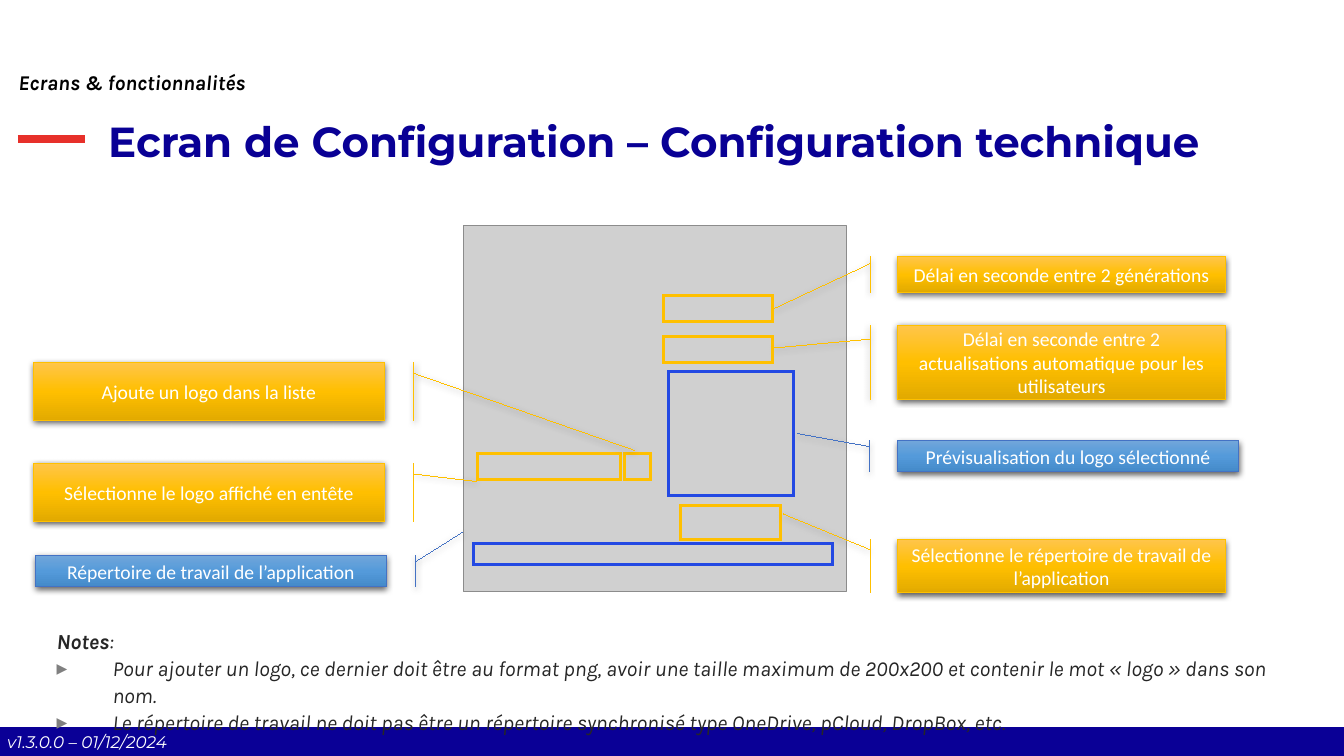
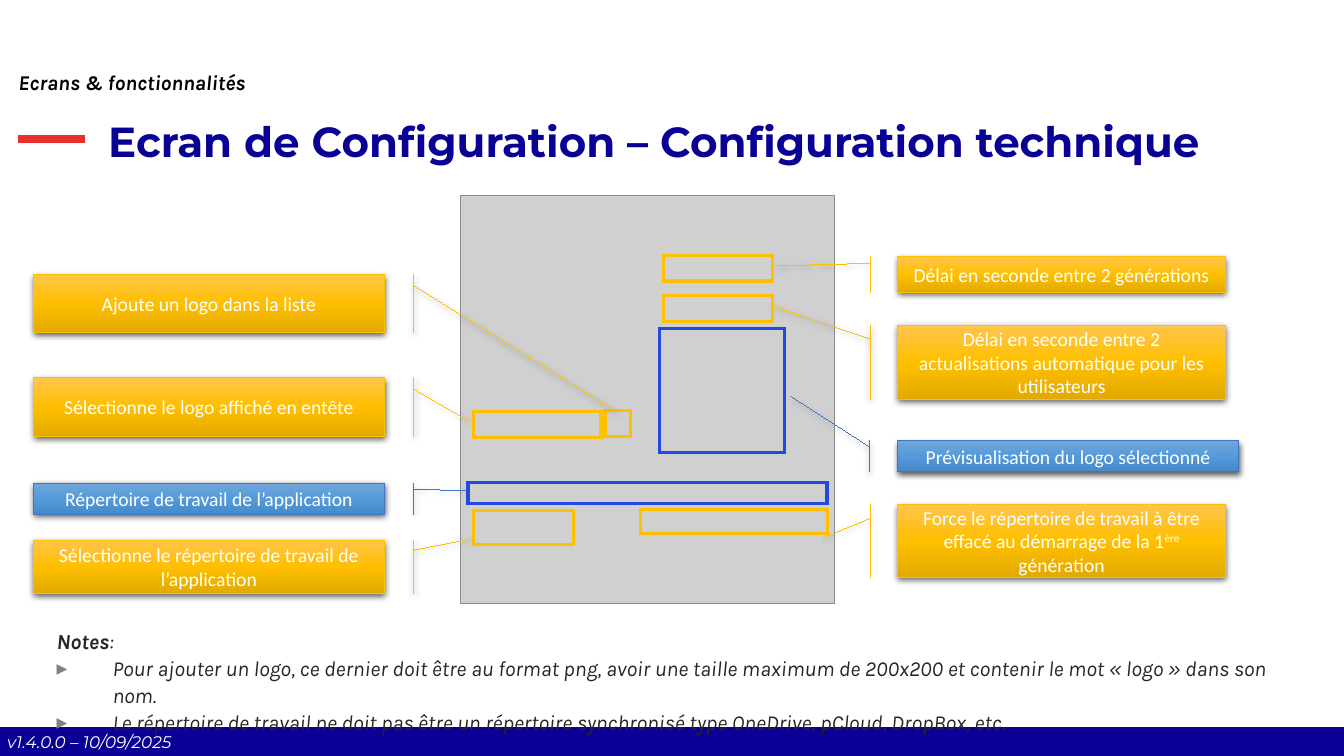
Before and after one commit to Comite-Rhone-Judo/PublicationSuiviCompetition, a slide deck: slide 18 of AppPublication/Documentation/PublicationSuiviCompetition - Manuel d'utilisation.pptx. Drawn at 1344x756 pixels with LibreOffice and Linux fonts; fonts in the diff are those of the drawing; grey boxes stand for pictures; background and template pictures are left out. Boxes give left, top, right and bottom in pixels: in the first picture for what was removed or moved away, otherwise in the second. Text is boxed around its words. In the diff, an @@ line names an element or a change of style, - is before the commit and + after.

```diff
--- a/AppPublication/Documentation/PublicationSuiviCompetition - Manuel d'utilisation.pptx
+++ b/AppPublication/Documentation/PublicationSuiviCompetition - Manuel d'utilisation.pptx
@@ picture: place and size @@
-picture at [463,226,846,592]
+picture at [460,196,835,604]
@@ rectangle: place and size @@
-rectangle at [663,337,772,363]
+rectangle at [663,255,772,281]
@@ proportions changed in 5 elements at [898,441,1239,472], [898,257,1226,292], [33,483,384,514], [33,378,384,437], [33,274,384,333] @@
@@ accent border callout "Ajoute un logo dans la ...": place and size @@
-accent border callout "Ajoute un logo dans la ..." at [33,362,384,420]
+accent border callout "Ajoute un logo dans la ..." at [33,274,384,333]
@@ rectangle: place and size @@
-rectangle at [668,372,793,496]
+rectangle at [659,329,784,453]
@@ accent border callout "Sélectionne le logo affiché en ...": place and size @@
-accent border callout "Sélectionne le logo affiché en ..." at [33,463,384,521]
+accent border callout "Sélectionne le logo affiché en ..." at [33,378,384,437]
@@ rectangle: place and size @@
-rectangle at [477,454,620,480]
+rectangle at [473,412,601,439]
@@ rectangle: place and size @@
-rectangle at [625,454,650,480]
+rectangle at [605,411,630,438]
@@ accent border callout "Répertoire de travail de l’application": place and size @@
-accent border callout "Répertoire de travail de l’application" at [35,556,386,587]
+accent border callout "Répertoire de travail de l’application" at [33,483,384,514]
@@ rectangle: place and size @@
-rectangle at [473,544,832,566]
+rectangle at [468,483,827,504]
@@ rectangle added at [640,509,827,533], outline #FFC000 2.25 pt @@
@@ accent border callout added at [898,505,1226,578], fill gradient #FFC64B to #FFC000 to #E3AB00, outline #FFC000 0.75 pt, 14 pt, text #FFFFFF @@
+Force le répertoire de travail à être effacé au démarrage de la 1ère génération
@@ rectangle: place and size @@
-rectangle at [681,505,780,539]
+rectangle at [473,510,573,544]
@@ accent border callout "Sélectionne le répertoire de travail ...": place and size @@
-accent border callout "Sélectionne le répertoire de travail ..." at [898,539,1226,593]
+accent border callout "Sélectionne le répertoire de travail ..." at [33,540,384,594]
@@ accent border callout "Sélectionne le répertoire de travail ..." at [33,540,384,594]: proportions changed; mirrored @@
@@ text at [7,731,171,750]: text changed @@
-v1.3.0.0 – 01/12/2024
+v1.4.0.0 – 10/09/2025
```
Also in this commit, not shown: 33 other slides changed, 2 slides added, 4 other files.
